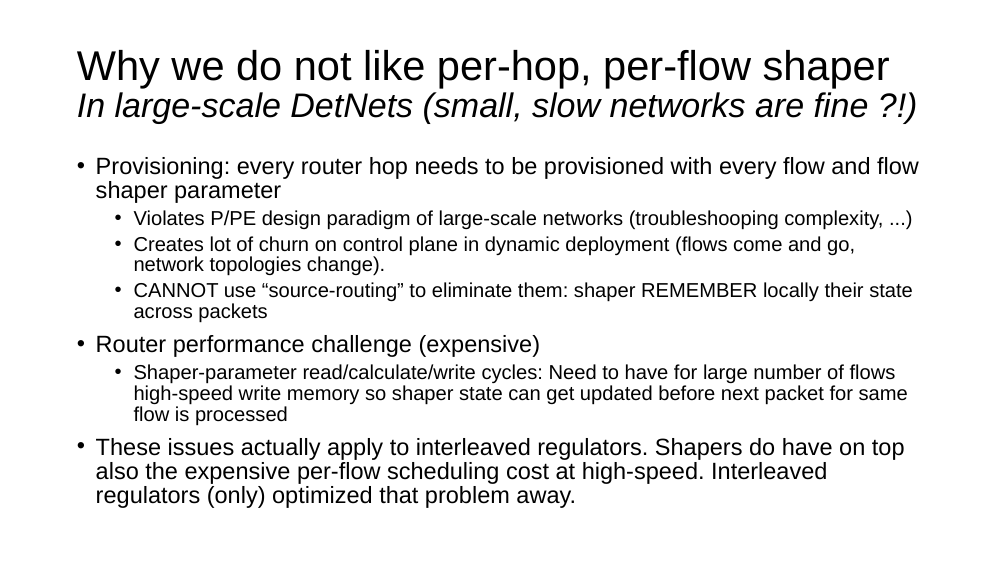
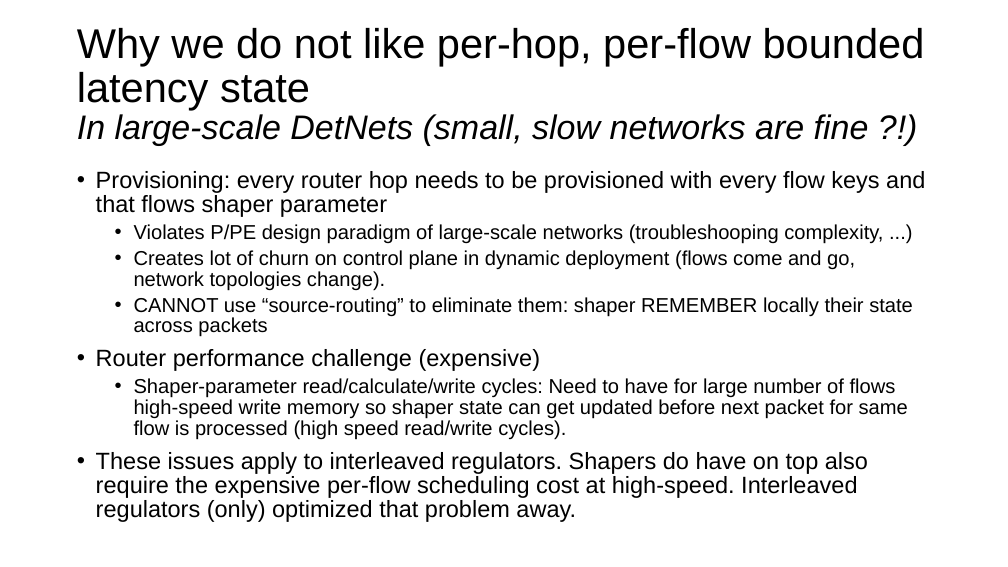
Before and after one commit to toerless/detnet, a slide deck: slide 12 of slides/interim-2023-07-19-glbf.pptx. Drawn at 1008x567 pixels with LibreOffice and Linux fonts; fonts in the diff are those of the drawing. Boxes give left, top, right and bottom in pixels: in the first picture for what was removed or moved away, otherwise in the second. Text is boxed around its words. In the diff, an @@ line names an element or a change of style, - is before the commit and + after.

```diff
--- a/slides/interim-2023-07-19-glbf.pptx
+++ b/slides/interim-2023-07-19-glbf.pptx
@@ title at [77, 28, 925, 146]: text changed; size 32.4 to 39.6 pt; italic off @@
-Why we do not like per-hop, per-flow shaper
-In large-scale DetNets (small, slow networks are fine ?!)
+Why we do not like per-hop, per-flow bounded latency state
+In large-scale DetNets (small, slow networks are fine ?!)
@@ text "Provisioning: every router hop needs ...": place and size @@
-text "Provisioning: every router hop needs ..." at [96, 157, 919, 508]
+text "Provisioning: every router hop needs ..." at [96, 171, 925, 522]
@@ text at [96, 171, 925, 217]: text changed @@
-• Provisioning: every router hop needs to be provisioned with every flow and flow shaper parameter
+• Provisioning: every router hop needs to be provisioned with every flow keys and that flows shaper parameter
@@ text at [96, 378, 908, 522]: text changed; size 22.4 to 19.2 pt @@
-  • Shaper-parameter read/calculate/write cycles: Need to have for large number of flows high-speed write memory so shaper state can get updated before next packet for same flow is processed
-• These issues actually apply to interleaved regulators. Shapers do have on top also the expensive per-flow scheduling cost at high-speed. Interleaved regulators (only) optimized that problem away.
+  • Shaper-parameter read/calculate/write cycles: Need to have for large number of flows high-speed write memory so shaper state can get updated before next packet for same flow is processed (high speed read/write cycles).
+• These issues apply to interleaved regulators. Shapers do have on top also require the expensive per-flow scheduling cost at high-speed. Interleaved regulators (only) optimized that problem away.
```
Also in this commit, not shown: 10 other slides changed, 1 slide added, 3 other files.
